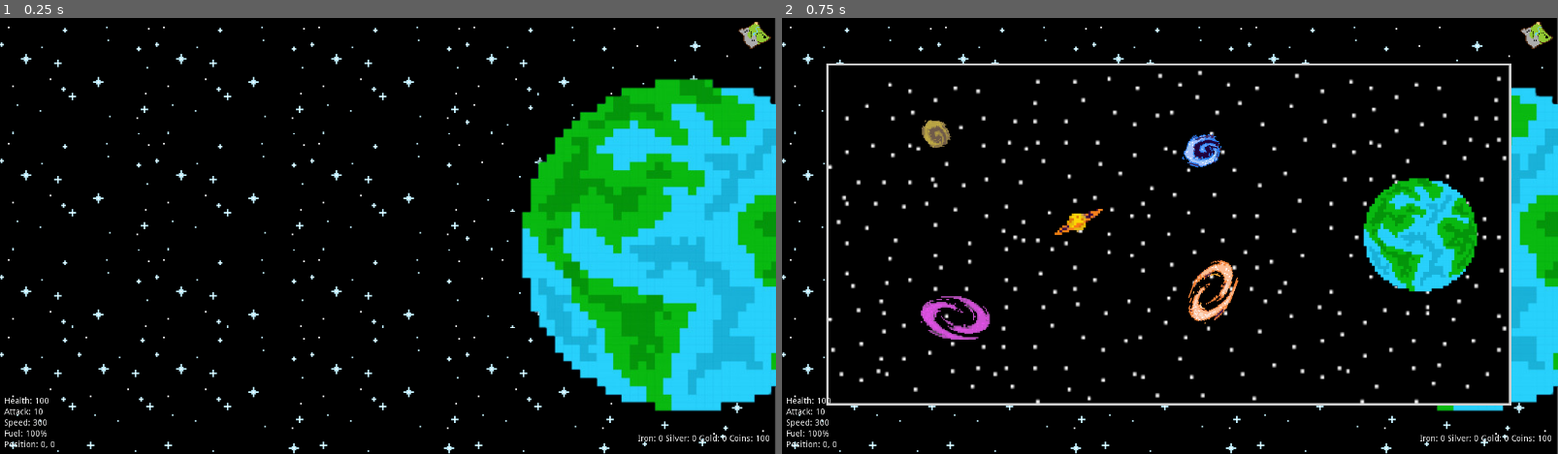
Above: before the commit, frames 1-2 (left to right).
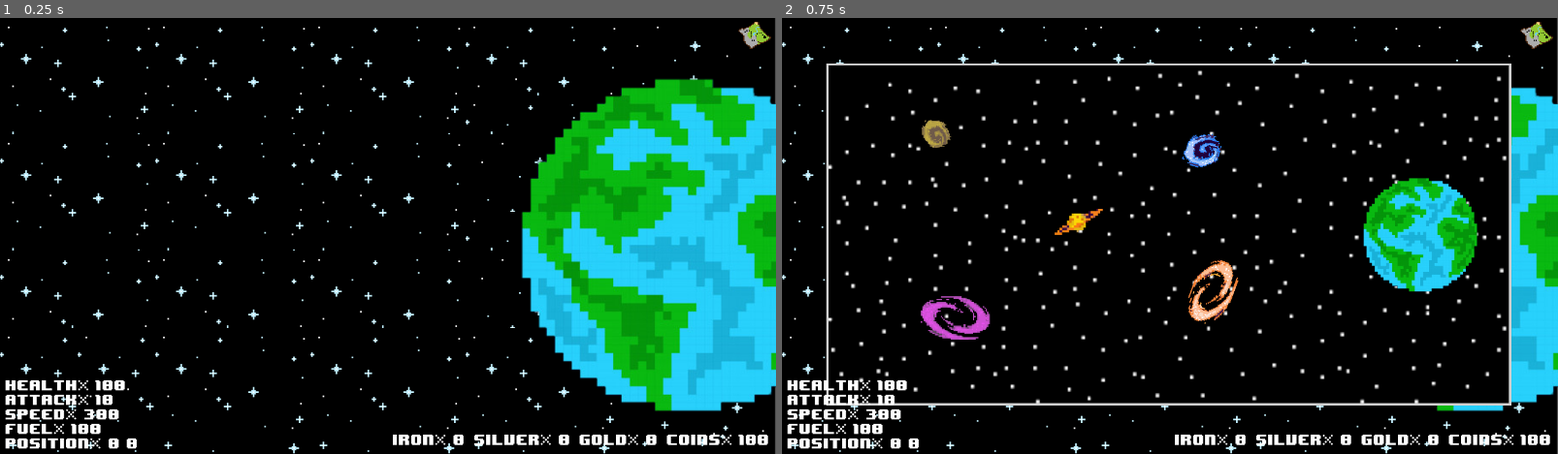
Above: after the commit, the same moments.

Repository: evanboardway/GVSU-CIS350-space-force-official
Game: Godot game, scene res://game/Game.tscn
The game is run twice, just before and just after one commit, with the same random seed, the same clock (stepped at 60 frames per second) and the same inputs. This scene is started directly instead of the project's main scene.
Inputs (mouse positions are in pixels of both pictures, inside the frame that each line leads up to):
- Up to frame 1 (0.25 s): no input
- Up to frame 2 (0.75 s): click (1534, 35) at 0.5 s

The runs differ from the first frame. In frame 1, 2.0% of the frame differs, in the area x 0-100%, y 83-99%; in frame 2, 2.0%.

Commit message:
updated font sizes

Diff:
--- /dev/null
+++ b/src/game/8bitfont.tres
@@ -0,0 +1,8 @@
+[gd_resource type="DynamicFont" load_steps=2 format=2]
+
+[ext_resource path="res://title-screen/8-BIT WONDER.TTF" type="DynamicFontData" id=1]
+
+[resource]
+size = 20
+outline_color = Color( 0.898039, 0.0392157, 0.0392157, 1 )
+font_data = ExtResource( 1 )
--- a/src/game/game-stats/PlayerStats.tscn
+++ b/src/game/game-stats/PlayerStats.tscn
@@ -14,6 +14,7 @@
 [ext_resource path="res://game/assets/background.png" type="Texture" id=12]
 [ext_resource path="res://game/game-stats/nav_menu.gd" type="Script" id=13]
 [ext_resource path="res://game/game-stats/VBoxContainer.gd" type="Script" id=14]
+[ext_resource path="res://game/8bitfont.tres" type="DynamicFont" id=15]
 
 [sub_resource type="StyleBoxFlat" id=1]
 
@@ -30,9 +31,9 @@
 [node name="PlayerStats" type="Control"]
 anchor_right = 1.0
 anchor_bottom = 1.0
-margin_left = 4.36395
+margin_left = 5.25485
 margin_top = 50.2046
-margin_right = 4.36401
+margin_right = 5.255
 margin_bottom = 50.2046
 __meta__ = {
 "_edit_use_anchors_": false
@@ -193,43 +194,51 @@
 [node name="StatsContainer" type="VBoxContainer" parent="player_stats"]
 anchor_top = 1.0
 anchor_bottom = 1.0
-margin_left = 7.0
-margin_top = -94.0
-margin_right = 127.0
-margin_bottom = -8.0
+margin_left = 9.33484
+margin_top = -125.0
+margin_right = 229.335
+margin_bottom = 22.0
 script = ExtResource( 3 )
 __meta__ = {
 "_edit_use_anchors_": false
 }
 
 [node name="Health" type="Label" parent="player_stats/StatsContainer"]
-margin_right = 120.0
-margin_bottom = 14.0
-text = "Health: 100"
+margin_right = 220.0
+margin_bottom = 20.0
+custom_fonts/font = ExtResource( 15 )
+text = "Health* 100"
+__meta__ = {
+"_edit_use_anchors_": false
+}
 
 [node name="Attack" type="Label" parent="player_stats/StatsContainer"]
-margin_top = 18.0
-margin_right = 120.0
-margin_bottom = 32.0
-text = "Attack: 10"
+margin_top = 24.0
+margin_right = 220.0
+margin_bottom = 44.0
+custom_fonts/font = ExtResource( 15 )
+text = "Attack* 10"
 
 [node name="Speed" type="Label" parent="player_stats/StatsContainer"]
-margin_top = 36.0
-margin_right = 120.0
-margin_bottom = 50.0
-text = "Speed: 35"
+margin_top = 48.0
+margin_right = 220.0
+margin_bottom = 68.0
+custom_fonts/font = ExtResource( 15 )
+text = "Speed* 35"
 
 [node name="Fuel" type="Label" parent="player_stats/StatsContainer"]
-margin_top = 54.0
-margin_right = 120.0
-margin_bottom = 68.0
-text = "Fuel: 70%"
+margin_top = 72.0
+margin_right = 220.0
+margin_bottom = 92.0
+custom_fonts/font = ExtResource( 15 )
+text = "Fuel* 70"
 
 [node name="Position" type="Label" parent="player_stats/StatsContainer"]
-margin_top = 72.0
-margin_right = 120.0
-margin_bottom = 86.0
-text = "Position: 0, 0"
+margin_top = 96.0
+margin_right = 220.0
+margin_bottom = 116.0
+custom_fonts/font = ExtResource( 15 )
+text = "Position* 0, 0"
 
 [node name="ResourcesContainer" type="HBoxContainer" parent="player_stats"]
 anchor_left = 1.0
@@ -248,32 +257,35 @@
 }
 
 [node name="Iron" type="Label" parent="player_stats/ResourcesContainer"]
-margin_left = 53.0
-margin_top = 8.0
-margin_right = 103.0
-margin_bottom = 22.0
-text = "Iron: 24"
+margin_top = 5.0
+margin_right = 140.0
+margin_bottom = 25.0
+custom_fonts/font = ExtResource( 15 )
+text = "Iron* 24"
 
 [node name="Silver" type="Label" parent="player_stats/ResourcesContainer"]
-margin_left = 107.0
-margin_top = 8.0
-margin_right = 166.0
-margin_bottom = 22.0
-text = "Silver: 10"
+margin_left = 144.0
+margin_top = 5.0
+margin_right = 314.0
+margin_bottom = 25.0
+custom_fonts/font = ExtResource( 15 )
+text = "Silver* 10"
 
 [node name="Gold" type="Label" parent="player_stats/ResourcesContainer"]
-margin_left = 170.0
-margin_top = 8.0
-margin_right = 224.0
-margin_bottom = 22.0
-text = "Gold: 10"
+margin_left = 318.0
+margin_top = 5.0
+margin_right = 458.0
+margin_bottom = 25.0
+custom_fonts/font = ExtResource( 15 )
+text = "Gold* 10"
 
 [node name="Coin" type="Label" parent="player_stats/ResourcesContainer"]
-margin_left = 228.0
-margin_top = 8.0
-margin_right = 287.0
-margin_bottom = 22.0
-text = "Coins: 10"
+margin_left = 462.0
+margin_top = 5.0
+margin_right = 612.0
+margin_bottom = 25.0
+custom_fonts/font = ExtResource( 15 )
+text = "Coins* 10"
 
 [node name="NavButton" type="TextureButton" parent="player_stats"]
 anchor_left = 1.0
@@ -290,9 +302,10 @@
 }
 
 [node name="FuelWarningContainer" type="VBoxContainer" parent="player_stats"]
-margin_top = 30.0
-margin_right = 70.0
-margin_bottom = 44.0
+margin_left = 10.0
+margin_top = 20.0
+margin_right = 80.0
+margin_bottom = 34.0
 script = ExtResource( 14 )
 __meta__ = {
 "_edit_use_anchors_": false
@@ -300,7 +313,8 @@
 
 [node name="Warning" type="Label" parent="player_stats/FuelWarningContainer"]
 margin_right = 70.0
-margin_bottom = 14.0
+margin_bottom = 20.0
+custom_fonts/font = ExtResource( 15 )
 [connection signal="pressed" from="player_stats/NavMenu/Earth" to="player_stats/NavMenu" method="_on_Earth_pressed"]
 [connection signal="pressed" from="player_stats/NavMenu/Blue" to="player_stats/NavMenu" method="_on_Blue_pressed"]
 [connection signal="pressed" from="player_stats/NavMenu/Magenta" to="player_stats/NavMenu" method="_on_Magenta_pressed"]
--- a/src/game/game-stats/VBoxContainer.gd
+++ b/src/game/game-stats/VBoxContainer.gd
@@ -6,7 +6,9 @@
 
 
 func _process(delta):
-	if GameStats.fuel / 100 <= 20:
+	if GameStats.fuel == 0:
+		$Warning.text = "Out Of Fuel"
+	elif GameStats.fuel / 100 <= 20:
 		$Warning.text = "Low Fuel"
 	else:
 		$Warning.text = ""
--- a/src/game/game-stats/resources_container.gd
+++ b/src/game/game-stats/resources_container.gd
@@ -2,15 +2,15 @@
 
 
 func _ready():
-	$Iron.text = "Iron: " + str(GameStats.iron)
-	$Silver.text = "Silver: " + str(GameStats.silver)
-	$Gold.text = "Gold: " + str(GameStats.gold)
-	$Coin.text = "Coins: " + str(GameStats.coins)
+	$Iron.text = "Iron* " + str(GameStats.iron)
+	$Silver.text = " Silver* " + str(GameStats.silver)
+	$Gold.text = " Gold* " + str(GameStats.gold)
+	$Coin.text = " Coins* " + str(GameStats.coins)
 
 
 # Called every frame. 'delta' is the elapsed time since the previous frame.
 func _process(delta):
-	$Iron.text = "Iron: " + str(GameStats.iron)
-	$Silver.text = "Silver: " + str(GameStats.silver)
-	$Gold.text = "Gold: " + str(GameStats.gold)
-	$Coin.text = "Coins: " + str(GameStats.coins)
+	$Iron.text = " Iron* " + str(GameStats.iron)
+	$Silver.text = " Silver* " + str(GameStats.silver)
+	$Gold.text = " Gold* " + str(GameStats.gold)
+	$Coin.text = " Coins* " + str(GameStats.coins)
--- a/src/game/game-stats/stats_container.gd
+++ b/src/game/game-stats/stats_container.gd
@@ -2,17 +2,17 @@
 
 # Called when the node enters the scene tree for the first time.
 func _ready():
-	$Health.text = "Health: " + str(GameStats.health)
-	$Attack.text = "Attack: " + str(GameStats.attack)
-	$Speed.text = "Speed: " + str(GameStats.speed)
-	$Fuel.text = "Fuel: " + str(GameStats.fuel / 100) + "%"
-	$Position.text = "Position: " + str(GameStats.position["x"]) + ", " + str(GameStats.position["y"])
+	$Health.text = "Health* " + str(GameStats.health)
+	$Attack.text = "Attack* " + str(GameStats.attack)
+	$Speed.text = "Speed* " + str(GameStats.speed)
+	$Fuel.text = "Fuel* " + str(GameStats.fuel / 100) + "%"
+	$Position.text = "Position* " + str(GameStats.position["x"]) + ", " + str(GameStats.position["y"])
 
 
 # Called every frame. 'delta' is the elapsed time since the previous frame.
 func _process(delta):
-	$Health.text = "Health: " + str(GameStats.health)
-	$Attack.text = "Attack: " + str(GameStats.attack)
-	$Speed.text = "Speed: " + str(GameStats.speed)
-	$Fuel.text = "Fuel: " + str(GameStats.fuel / 100) + "%"
-	$Position.text = "Position: " + str(GameStats.position["x"]) + ", " + str(GameStats.position["y"])
+	$Health.text = "Health* " + str(GameStats.health)
+	$Attack.text = "Attack* " + str(GameStats.attack)
+	$Speed.text = "Speed* " + str(GameStats.speed)
+	$Fuel.text = "Fuel* " + str(GameStats.fuel / 100) + "%"
+	$Position.text = "Position* " + str(GameStats.position["x"]) + ", " + str(GameStats.position["y"])
Binary file added: src/game/8-BIT WONDER.TTF
Not shown: 1 places in src/game/game-stats/PlayerStats.tscn that only renumber resources
Not shown: 2 places in src/game/system/Planet.tscn that only renumber resources
